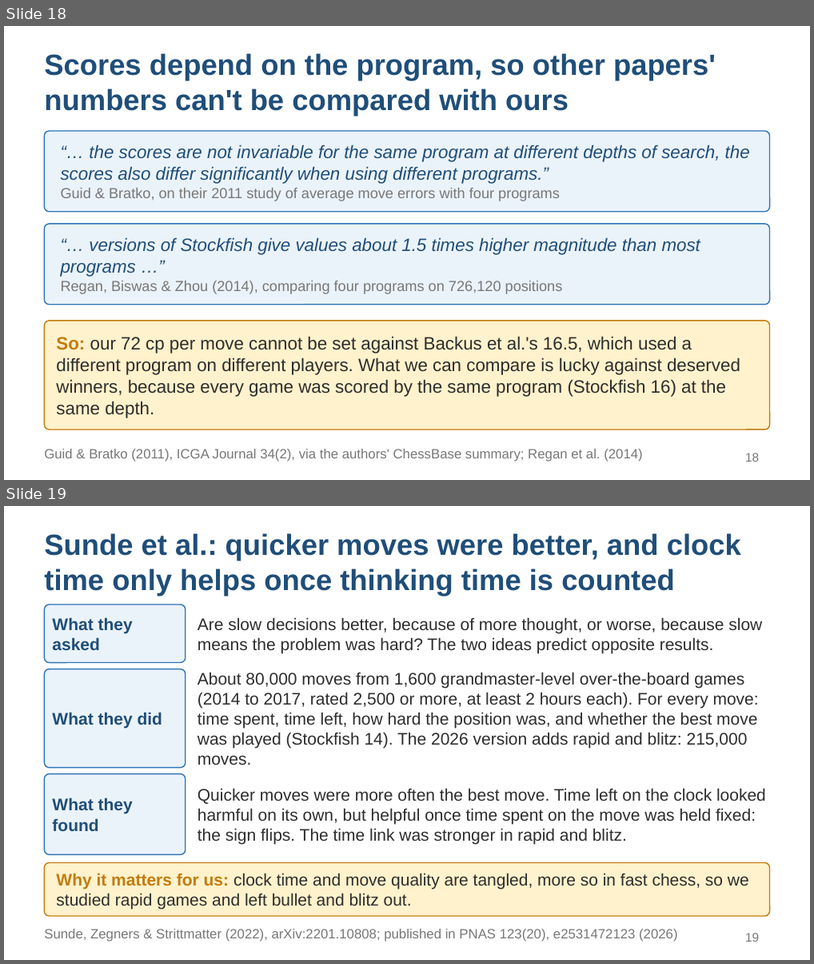
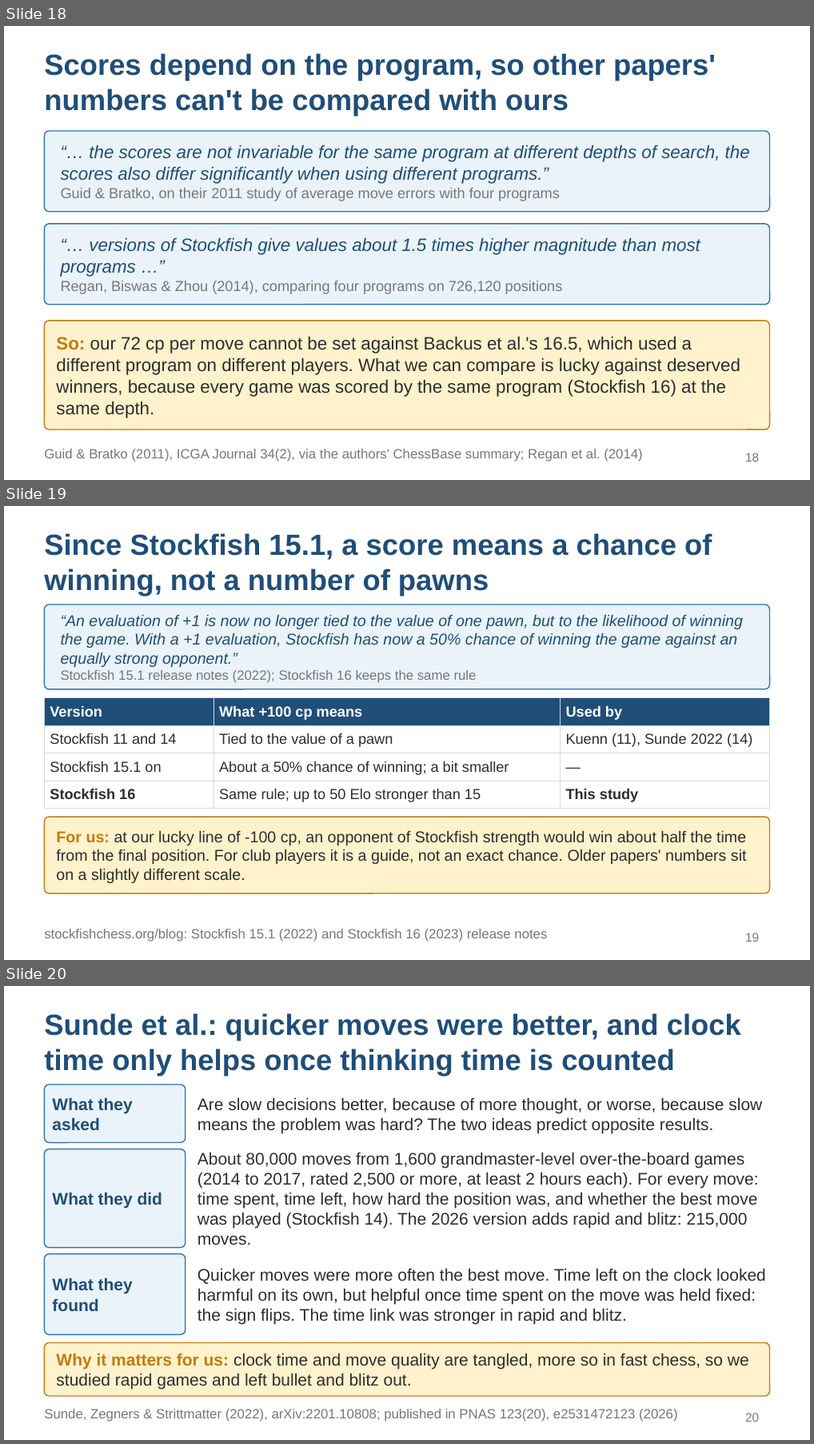
Before and after one commit to KaranaGulati/ContinuedLearningResearch, a slide deck: slides/study2-final.pptx. Shown one above the other, each under a label of ours: slides 18 and 19 before the commit, slides 18, 19 and 20 after it. The pictures are 814x964 and 814x1444 pixels, drawn with LibreOffice and Linux fonts; fonts in the diff are those of the drawing. Boxes give left, top, right and bottom in pixels: in the first picture for what was removed or moved away, otherwise in the second. Text is boxed around its words. In the diff, an @@ line names an element or a change of style, - is before the commit and + after.

```diff
--- a/slides/study2-final.pptx
+++ b/slides/study2-final.pptx
@@ slide 19 added at [4,506,810,960], background #FFFFFF @@
@@ title added at [44,533,712,596], 26 pt, text #1F4E79, bold @@
+Since Stockfish 15.1, a score means a chance of winning, not a number of pawns
@@ rounded rectangle added at [44,604,770,689], fill #EBF3FA, outline #2E75B6 1 pt @@
@@ text added at [61,614,743,683], 14 pt, text #1F4E79, italic @@
+“An evaluation of +1 is now no longer tied to the value of one pawn, but to the likelihood of winning the game. With a +1 evaluation, Stockfish has now a 50% chance of winning the game against an equally strong opponent.”
+Stockfish 15.1 release notes (2022); Stockfish 16 keeps the same rule
@@ table added at [44,698,770,805], 4 rows, 3 columns @@
+Version | What +100 cp means | Used by
+Stockfish 11 and 14 | Tied to the value of a pawn | Kuenn (11), Sunde 2022 (14)
+Stockfish 15.1 on | About a 50% chance of winning; a bit smaller | —
+Stockfish 16 | Same rule; up to 50 Elo stronger than 15 | This study
@@ rounded rectangle added at [44,816,770,893], fill #FFF2CC, outline #C27C0E 1 pt @@
@@ text added at [56,830,747,883], 14 pt, text #2D2D2D @@
+For us: at our lucky line of -100 cp, an opponent of Stockfish strength would win about half the time from the final position. For club players it is a guide, not an exact chance. Older papers' numbers sit on a slightly different scale.
@@ text added at [44,928,547,941], 12 pt, text #777777 @@
+stockfishchess.org/blog: Stockfish 15.1 (2022) and Stockfish 16 (2023) release notes
@@ page number added at [746,932,759,941], 11 pt, text #777777 @@
+19
@@ what was slide 19 is now slide 20 @@
@@ page number at [746,1412,759,1421]: text changed @@
-19
+20
```
Also in this commit, not shown: 2 slides changed, 1 other slide added, 1 other file.
